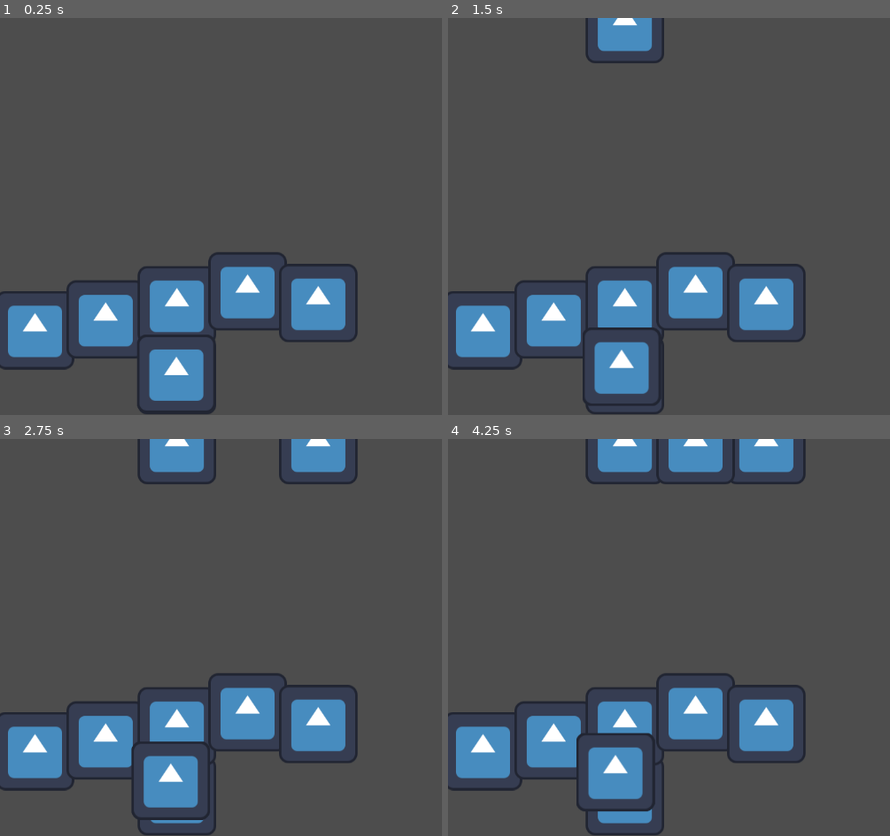
Above: before the commit, frames 1-4 (two rows, left to right).
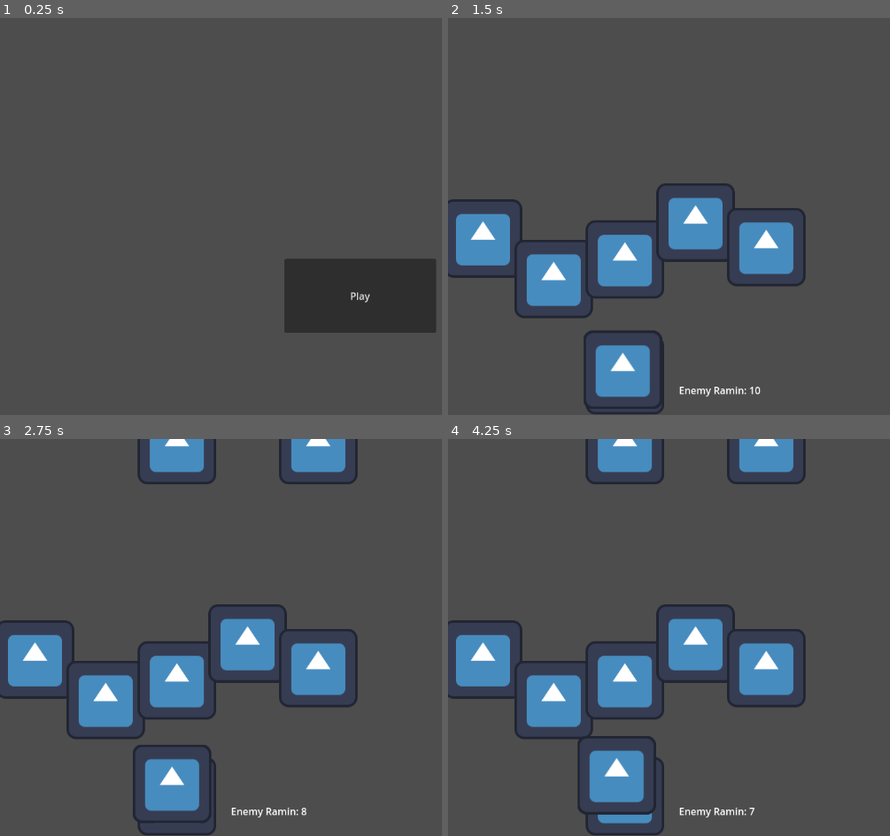
Above: after the commit, the same moments.

Repository: G36maid/GGJ25-kh-teamC
Game: Godot game, scene res://sences/game.tscn
Two runs of this game, one before a commit and one after it. Both use one fixed random seed, a clock stepped at 60 frames per second and the inputs below. The engine's default icon, where the game draws it, is replaced by a stand-in: a white triangle on a blue panel in a dark square.
Inputs (mouse positions are in pixels of both pictures, inside the frame that each line leads up to):
- Up to frame 1 (0.25 s): no input
- Up to frame 2 (1.5 s): click (810, 295) at 0.5 s, where only the run after the commit has a clickable "Play"; tap Enter (send_cmd) at 1.25 s; hold Enter (send_cmd) from 1.28 s (still down)
- Up to frame 3 (2.75 s): release Enter (send_cmd) at 2.03 s; tap Enter (send_cmd) at 2.1 s
- Up to frame 4 (4.25 s): hold Enter (send_cmd) 2.78-3.53 s; tap Enter (send_cmd) at 3.6 s

The runs differ from the first frame. In frame 1, 16% of the frame differs, in the area x 0-99%, y 59-100%; in frame 2, 20%, in the area x 0-81%, y 0-99%; in frame 3, 18%; in frame 4, 19%.

Commit message:
add game start/end

Diff:
--- a/scripts/game.gd
+++ b/scripts/game.gd
@@ -8,10 +8,27 @@
 const DILIVERER_COUNT = 5
 var deliverers := []
 var deliver_index = 0
+var enemy_start_spawning = false
+var remain_enemy
+
+enum State {
+	BeforeStart,
+	Start,
+	End,
+}
+
+var state: State = State.BeforeStart
 
 # Called when the node enters the scene tree for the first time.
 func _ready() -> void:
-	$EnemyTimer.start()
+	pass
+
+func _start() -> void:
+	remain_enemy = 10
+	$start_button.hide()
+	$enemy_timer.start()
+	state = State.Start
+
 	var hq_position = Vector2(
 		get_viewport_rect().size.x / 4,
 		get_viewport_rect().size.y * 0.9
@@ -38,18 +55,29 @@
 
 # Called every frame. 'delta' is the elapsed time since the previous frame.
 func _process(delta: float) -> void:
-	pass
+	if state != State.Start:
+		return
+
+	if $enemys.get_children().size() == 0 and enemy_start_spawning:
+		state = State.End
+		$win_text.show()
+		return
+
+	$enemy_remain.text = "Enemy Ramin: " + str(remain_enemy)
 
 
 func _on_enemy_timer_timeout() -> void:
+	if remain_enemy == 0:
+		$enemy_timer.stop()
+		return
 	var enemy = enemy_scene.instantiate()
 	enemy.position = Vector2(
 		get_x(randi_range(0, LAN - 1)),
 		10
 	)
-	print(enemy.position)
 	$enemys.add_child(enemy)
-
+	enemy_start_spawning = true
+	remain_enemy = remain_enemy - 1
 
 func send_command_to_deliverers(commands: Array) -> void:
 	deliverers[deliver_index].set_commands(commands)
--- a/sences/game.tscn
+++ b/sences/game.tscn
@@ -18,7 +18,7 @@
 
 [node name="board" type="Node" parent="."]
 
-[node name="EnemyTimer" type="Timer" parent="."]
+[node name="enemy_timer" type="Timer" parent="."]
 
 [node name="enemys" type="Node" parent="."]
 
@@ -26,4 +26,28 @@
 
 [node name="deliverers" type="Node" parent="."]
 
-[connection signal="timeout" from="EnemyTimer" to="." method="_on_enemy_timer_timeout"]
+[node name="start_button" type="Button" parent="."]
+offset_left = 463.0
+offset_top = 393.0
+offset_right = 710.0
+offset_bottom = 514.0
+text = "Play"
+
+[node name="enemy_remain" type="Label" parent="."]
+offset_left = 376.0
+offset_top = 596.0
+offset_right = 477.0
+offset_bottom = 631.0
+
+[node name="win_text" type="Label" parent="."]
+visible = false
+offset_left = 480.0
+offset_top = 228.0
+offset_right = 695.0
+offset_bottom = 329.0
+text = "You Win!"
+horizontal_alignment = 1
+vertical_alignment = 1
+
+[connection signal="timeout" from="enemy_timer" to="." method="_on_enemy_timer_timeout"]
+[connection signal="pressed" from="start_button" to="." method="_start"]
